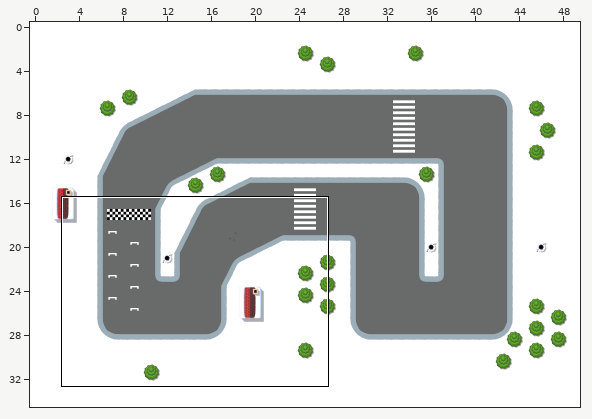
One commit to this Tiled map: core/assets/maps/race.tmx. Above: a wide view before the commit, with the close-up outlined.
Close-up. Old version:
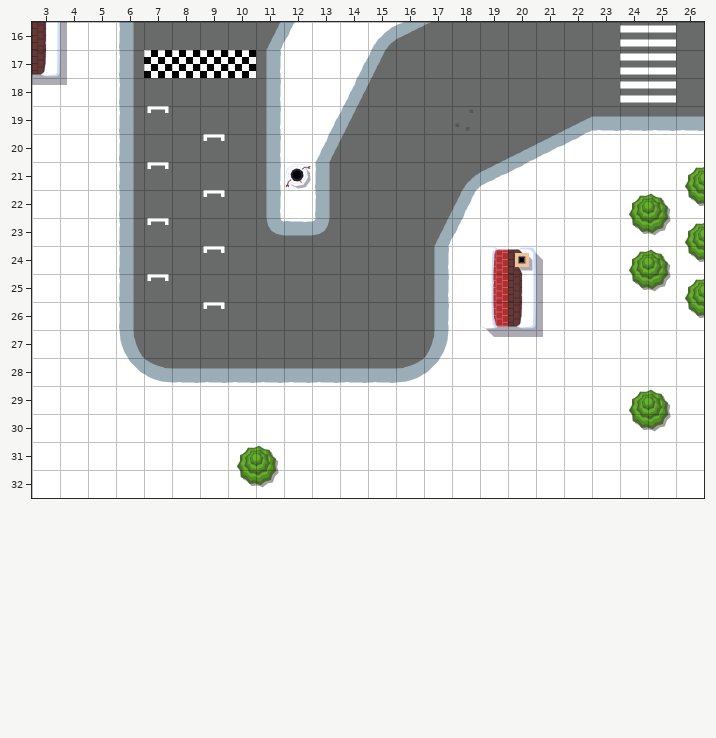
Cells are 64x64 px. Shown: x 3..26, y 16..32. The commit also changed other parts of the map, which this record leaves out.
After:
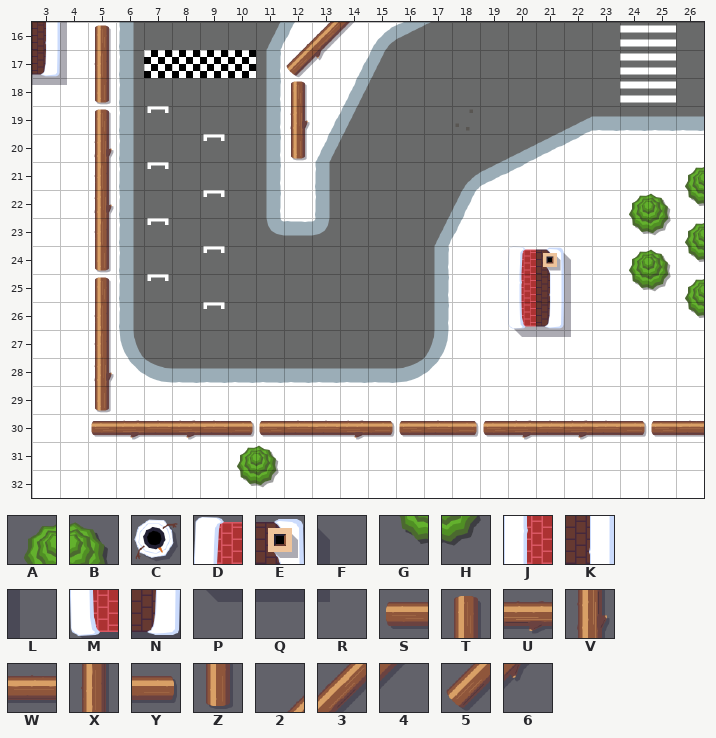
Key: from "snow": A 48, B 49, C 50, D 51, E 52, F 53, G 56, H 57, J 59, K 60, L 61, M 67, N 68, P 75, Q 76, R 77, S 88, T 88 flipped on the diagonal, U 89, V 89 flipped on the diagonal, W 90, X 90 flipped on the diagonal, Y 91, Z 91 flipped on the diagonal, 2 100, 3 101, 4 102, 5 108, 6 109.
_ is an empty cell.
What changed:
Layer "Obstacles":
The edit adds tile 2 in row 16 at x 12.
The edit adds tile 3 in row 16 at x 13.
The edit adds tile 4 in row 16 at x 14.
The edit adds tile 5 in row 17 at x 12.
The edit adds tile 6 in row 17 at x 13.
Tile E gives way to tile D in row 24 at x 20.
Tile F gives way to tile E in row 24 at x 21.
The edit adds tile F in row 24 at x 22.
Tile K gives way to tile J in row 25 at x 20.
Tile L gives way to tile K in row 25 at x 21.
The edit adds tile L in rows 25 to 26 at x 22.
Tile N gives way to tile M in row 26 at x 20.
Tile L gives way to tile N in row 26 at x 21.
Tile Q gives way to tile P in row 27 at x 20.
Tile R gives way to tile Q in row 27 at x 21.
The edit adds tile R in row 27 at x 22.
Tile H gives way to tile S in row 30 at x 25.
The edit adds tile S in row 30 at x 5, 11, 16 and 19.
The edit adds tile T in row 16 at x 5; in row 18 at x 12; in row 19 at x 5; in row 25 at x 5.
The edit adds tile U in row 30 at x 6, 8, 14, 20 and 22.
The edit adds tile V in row 19 at x 12; in row 20 at x 5; in row 22 at x 5; in row 28 at x 5.
The edit adds tile W in row 30 at x 7, 9, 12 to 13, 17, 21, 23 and 26.
The edit adds tile X in row 17 at x 5; in row 21 at x 5; in row 23 at x 5; in rows 26 to 27 at x 5.
Tile G gives way to tile Y in row 30 at x 24.
The edit adds tile Y in row 30 at x 10, 15 and 18.
The edit adds tile Z in row 18 at x 5; in row 20 at x 12; in row 24 at x 5; in row 29 at x 5.
The edit erases tile A in row 29 at x 24.
The edit erases tile B in row 29 at x 25.
The edit erases tile C in row 21 at x 12.
The edit erases tile D in row 24 at x 19.
The edit erases tile J in row 25 at x 19.
The edit erases tile M in row 26 at x 19.
The edit erases tile P in row 27 at x 19.
